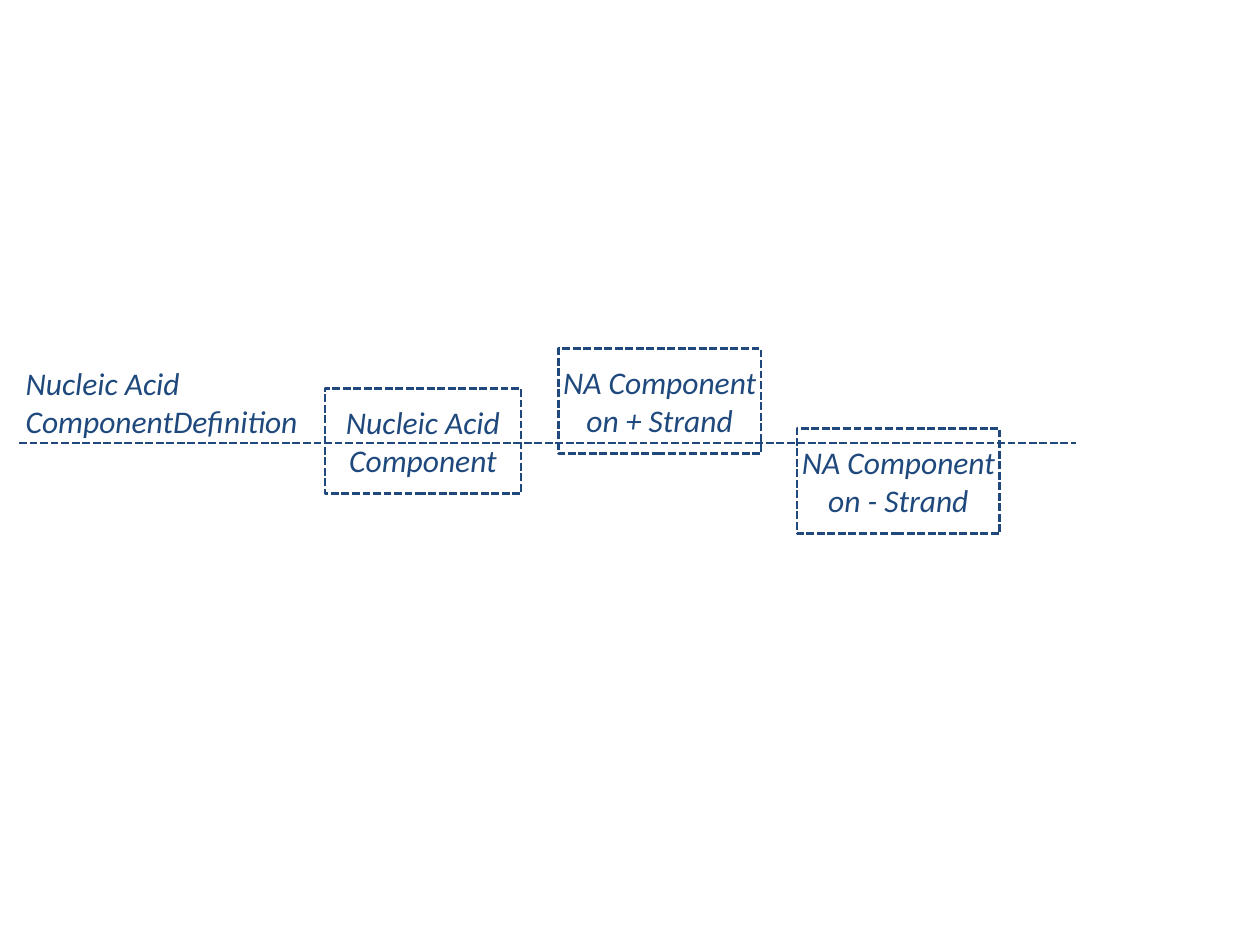
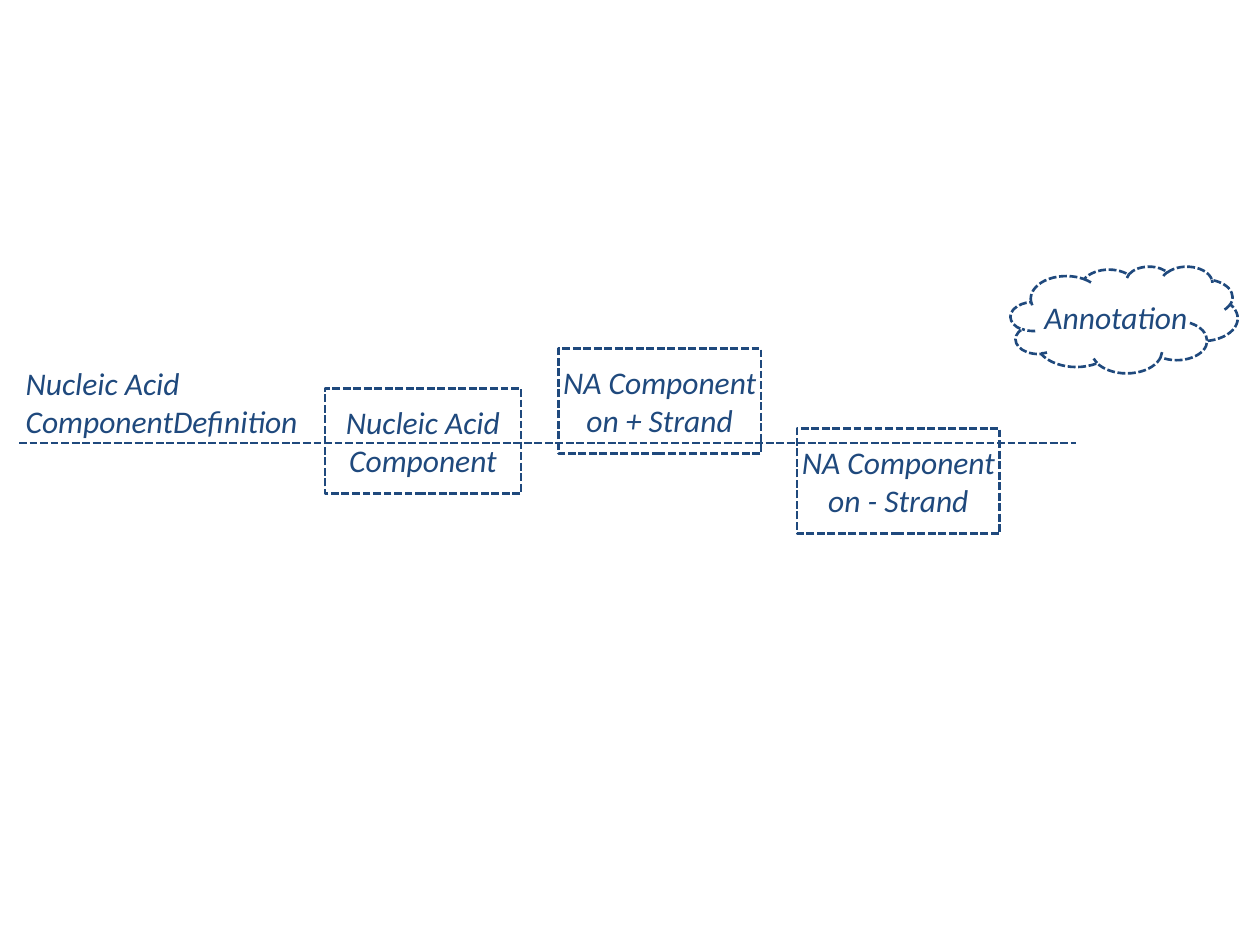
Before and after one commit to SynBioDex/SBOL-visual, a slide deck: slide 2 of specification/imgsrc/sbolv_general.pptx. Drawn at 1260x945 pixels with LibreOffice and Linux fonts; fonts in the diff are those of the drawing. Boxes give left, top, right and bottom in pixels: in the first picture for what was removed or moved away, otherwise in the second. Text is boxed around its words. In the diff, an @@ line names an element or a change of style, - is before the commit and + after.

```diff
--- a/specification/imgsrc/sbolv_general.pptx
+++ b/specification/imgsrc/sbolv_general.pptx
@@ cloud added at (1011,266,1237,373), outline #1F497D 1.5 pt dashed, 18 pt, text #1F497D, italic @@
+Annotation
```
Also in this commit, not shown: 2 other files.
